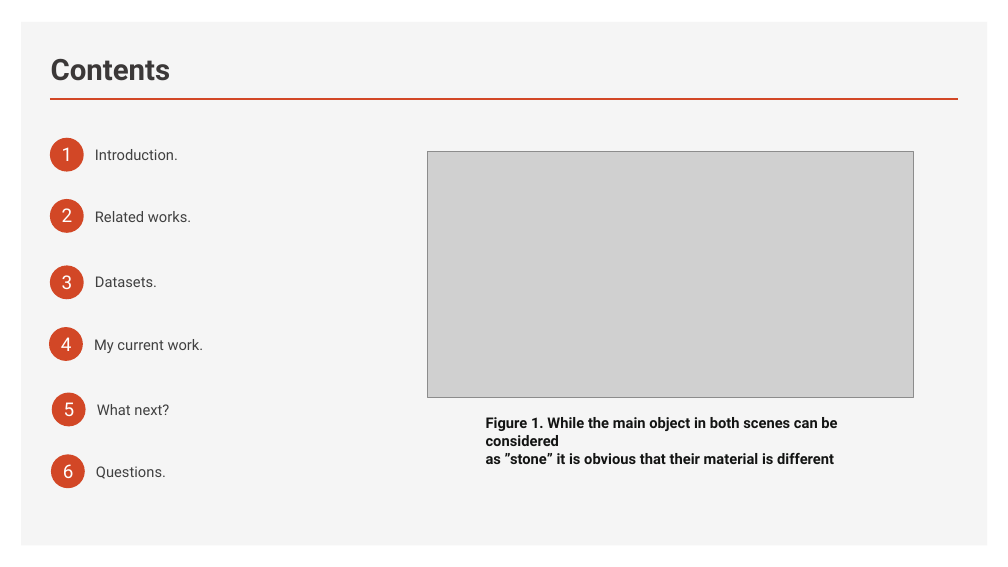
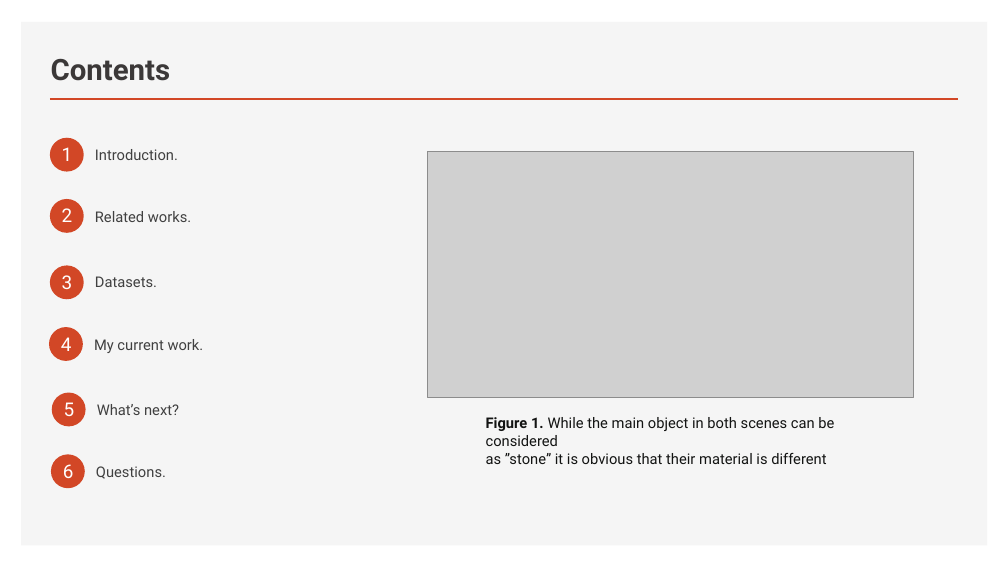
Before and after one commit to truongphucanh/material-classification, a slide deck: slide 2 of summary/slides/main.pptx. Drawn at 1008x567 pixels with LibreOffice and Linux fonts; fonts in the diff are those of the drawing; grey boxes stand for pictures. Boxes give left, top, right and bottom in pixels: in the first picture for what was removed or moved away, otherwise in the second. Text is boxed around its words. In the diff, an @@ line names an element or a change of style, - is before the commit and + after.

```diff
--- a/summary/slides/main.pptx
+++ b/summary/slides/main.pptx
@@ text at (x1=97, y1=404, x2=179, y2=415): text changed @@
-What next?
+What’s next?
@@ text "Figure 1. While the main ..." at (x1=486, y1=417, x2=834, y2=464): bold off @@
```
Also in this commit, not shown: 5 other slides changed, 5 slides added, 1 slide removed.
